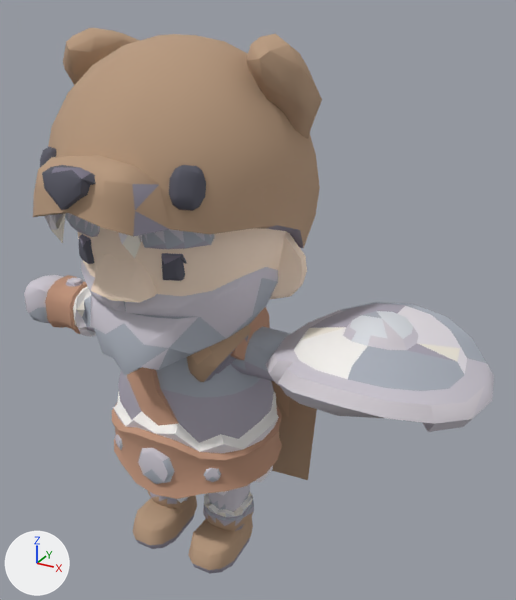
Two versions of the glTF model example_game/characters/parts/barbarian.glb, one commit apart.
Camera for both pictures: a camera (50 mm lens) standing at (1.245, -1.807, 1.913) and looking at (0.237, 0.026, 0.997). Every picture has the same lights, and +X, +Y and +Z are marked at lower left. The older version comes first. Where no turn or scale is listed for an object, it has been applied to the vertices. Vertices at exactly the same position are counted once.

In view in the first picture: 'skin'.
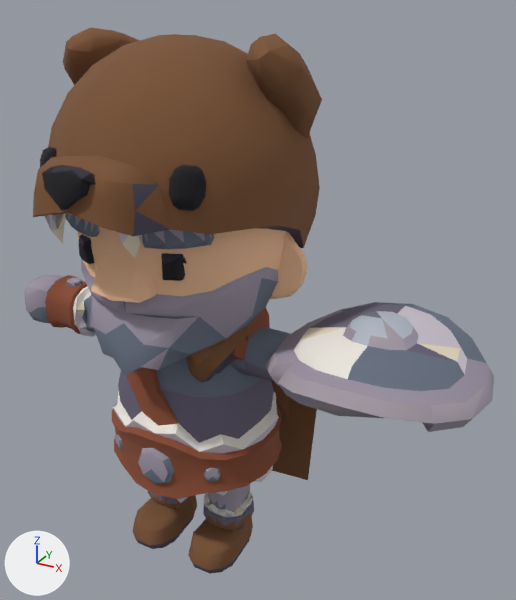
Changed parts and their boxes (x1, y1, x2, y2) in the pictures (516 x 600 px):
part 1 of me_model, recoloured (beige to brown): (33, 28, 322, 570) in both
part 2 of me_model, recoloured: (29, 213, 486, 521) in both
part 3 of me_model, recoloured: (77, 227, 307, 303) in both
part 4 of me_model, recoloured: (24, 213, 494, 512) in both
part 5 of me_model, recoloured: (46, 184, 457, 574) in both
part 6 of me_model, recoloured: (45, 213, 467, 517) in both

Edits to the bpy script that builds the scene:
```text
Change me_model:
    where me_model.from_pydata(...)  # 2119 vertices, 3999 faces; spans x -0.73..0.99, y -0.55..0.39, z 0.0..1.8
    used by ob_skin; location = (0.0, 0.0, 0.0)
    me_model part 1: 1531 faces centred in x -0.58..0.79, y -0.55..0.39, z 0.04..1.79 are repainted in the vertex colours; the middle colour goes from beige #b8967d to brown #7a4d35
    me_model part 2: 575 faces centred in x -0.72..0.9, y -0.37..0.27, z 0.16..1.31 are repainted in the vertex colours; the middle colour goes from grey #adb3be to greyish blue #6a7384
    me_model part 3: 413 faces centred in x -0.4..0.4, y -0.39..0.34, z 0.92..1.64 are repainted in the vertex colours; the middle colour goes from beige #f8e1cc to beige #f0c09a
    me_model part 4: 536 faces centred in x -0.73..0.98, y -0.35..0.3, z 0.2..1.36 are repainted in the vertex colours; the middle colour goes from light grey #cec9d3 to grey #9e95a6
    me_model part 5: 457 faces centred in x -0.69..0.8, y -0.44..0.39, z 0.0..1.48 are repainted in the vertex colours; the middle colour goes from grey #ada8b6 to greyish purple #6a6378
    me_model part 6: 487 faces centred in x -0.45..0.9, y -0.47..0.36, z 0.17..1.35 are repainted in the vertex colours; the middle colour goes from white #e9e4ea to light grey #cfc6d2
```
